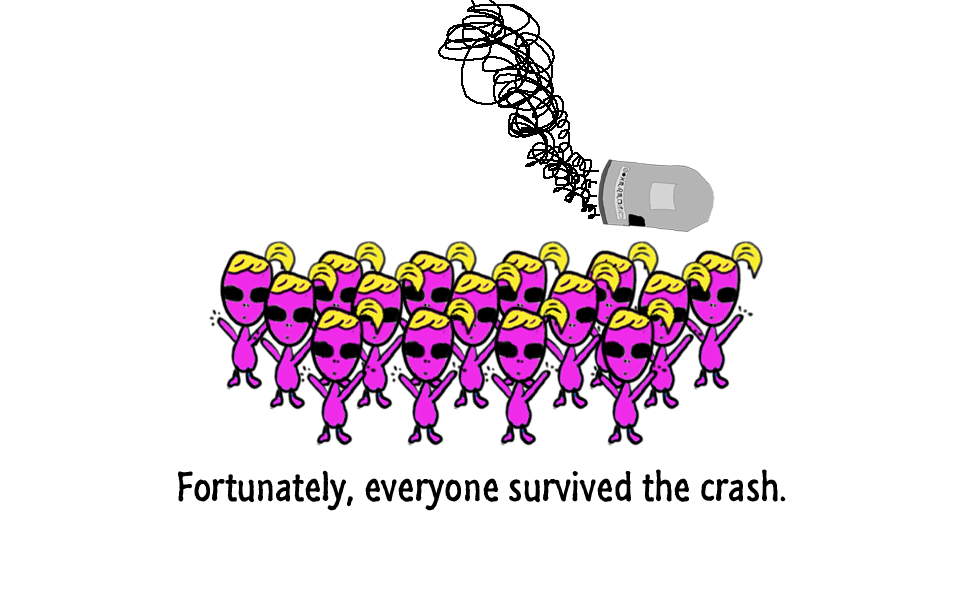
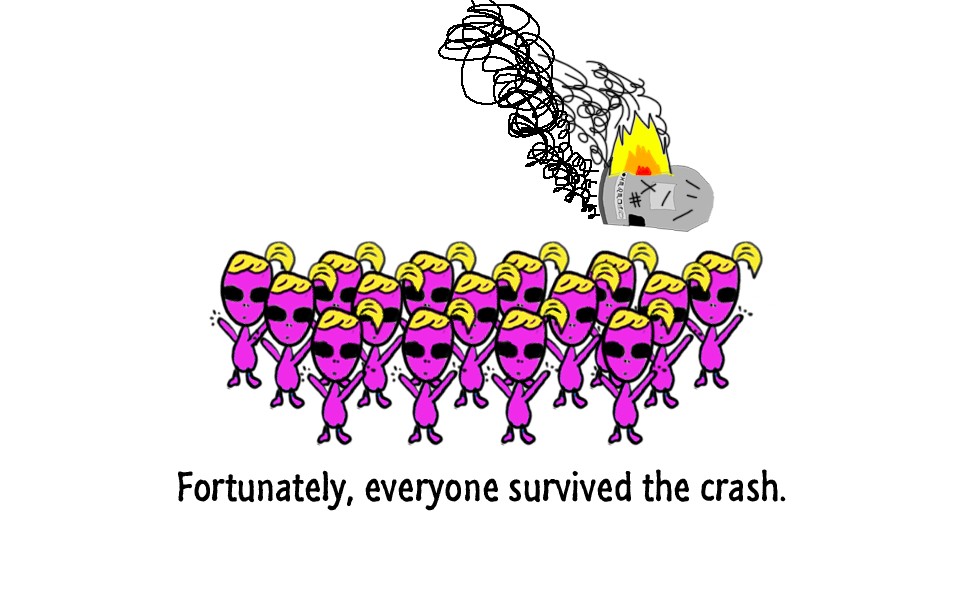
The second w=960, h=600 image is a revision of the first. Changes to its layers:
added layer "Layer 4" above "Layer 3" over [517, 53, 701, 222]
